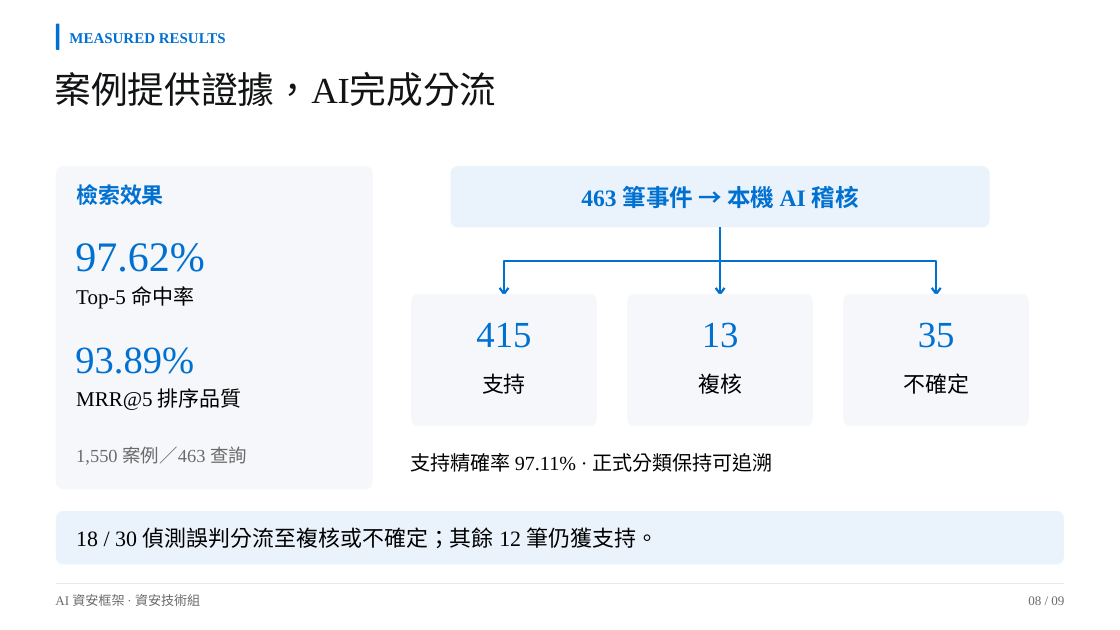
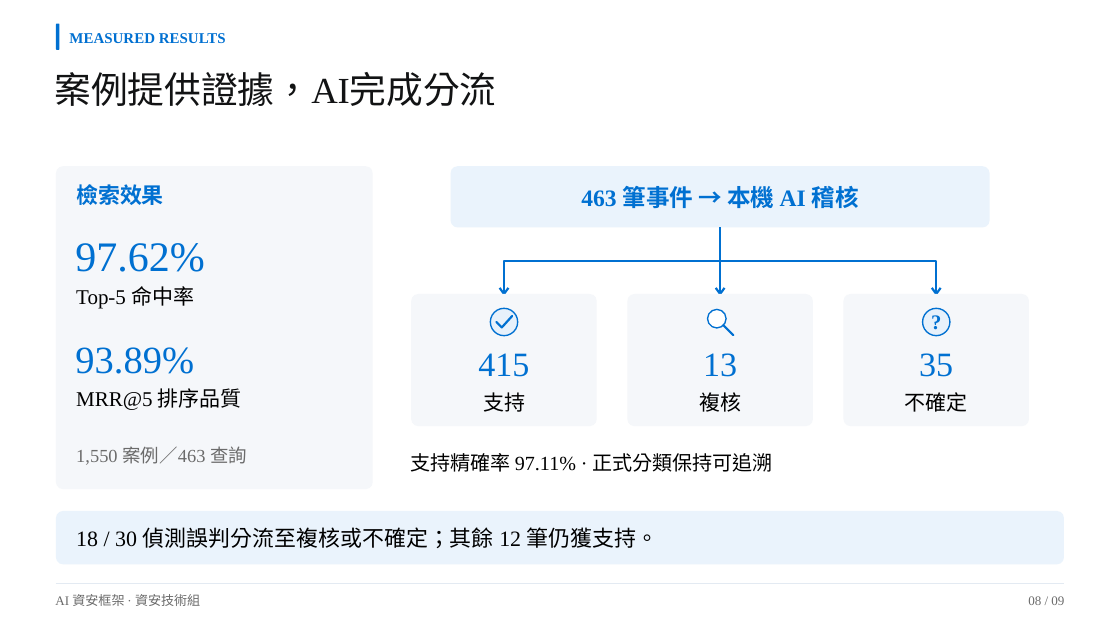
Before and after one commit to Lily09-project/innoserve-competition, a slide deck: slide 8 of deliverables/決賽簡報_AI資安框架.pptx. Drawn at 1120x630 pixels with LibreOffice and Linux fonts; fonts in the diff are those of the drawing. Boxes give left, top, right and bottom in pixels: in the first picture for what was removed or moved away, otherwise in the second. Text is boxed around its words. In the diff, an @@ line names an element or a change of style, - is before the commit and + after.

```diff
--- a/deliverables/決賽簡報_AI資安框架.pptx
+++ b/deliverables/決賽簡報_AI資安框架.pptx
@@ group added at [491,308,950,341]: 3 ellipses, 3 freeform shapes, 1 text @@
+?
@@ size 31.5 to 29.2 pt in 3 elements at [703,353,737,377], [919,353,953,377], [478,353,529,377] @@
@@ text "415": place and size @@
-text "415" at [476,322,531,348]
+text "415" at [478,353,529,377]
@@ text "13": place and size @@
-text "13" at [702,322,739,348]
+text "13" at [703,353,737,377]
@@ text "35": place and size @@
-text "35" at [918,322,955,348]
+text "35" at [919,353,953,377]
@@ 3 texts: place and size @@
-3 texts at [482,373,969,394]
+3 texts at [483,392,968,412]
@@ size 18.8 to 18 pt in 3 elements at [699,392,741,412], [483,392,525,412], [905,392,968,412] @@
```
Also in this commit, not shown: 8 other slides changed, 16 other files.
